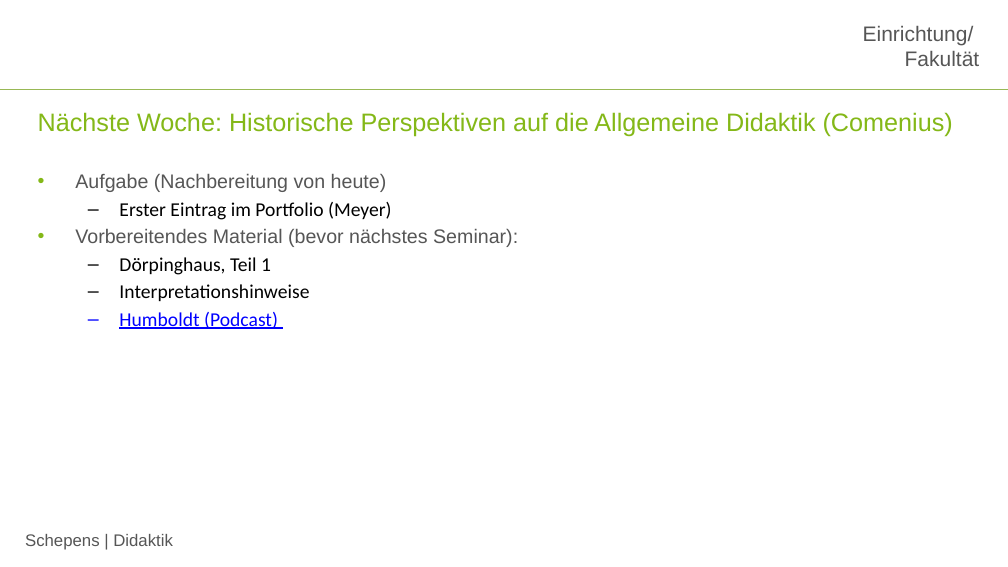
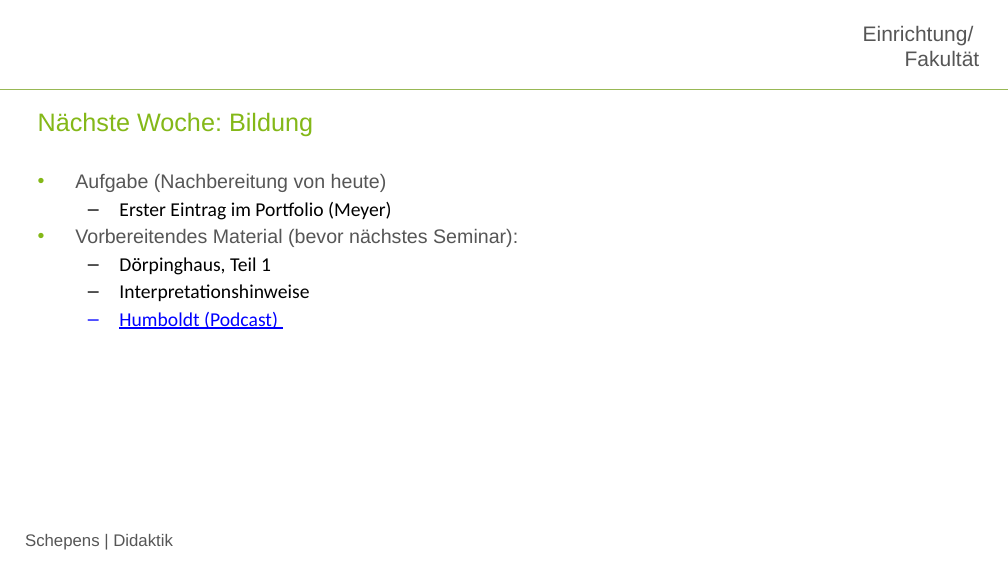
Before and after one commit to jobschepens/didakt, a slide deck: slide 6 of folien/week2.pptx. Drawn at 1008x567 pixels with LibreOffice and Linux fonts; fonts in the diff are those of the drawing; background and template pictures are left out. Boxes give left, top, right and bottom in pixels: in the first picture for what was removed or moved away, otherwise in the second. Text is boxed around its words. In the diff, an @@ line names an element or a change of style, - is before the commit and + after.

Commit message:
w2

```diff
--- a/folien/week2.pptx
+++ b/folien/week2.pptx
@@ title at box(38, 112, 313, 136): text changed @@
-Nächste Woche: Historische Perspektiven auf die Allgemeine Didaktik (Comenius)
+Nächste Woche: Bildung
```
